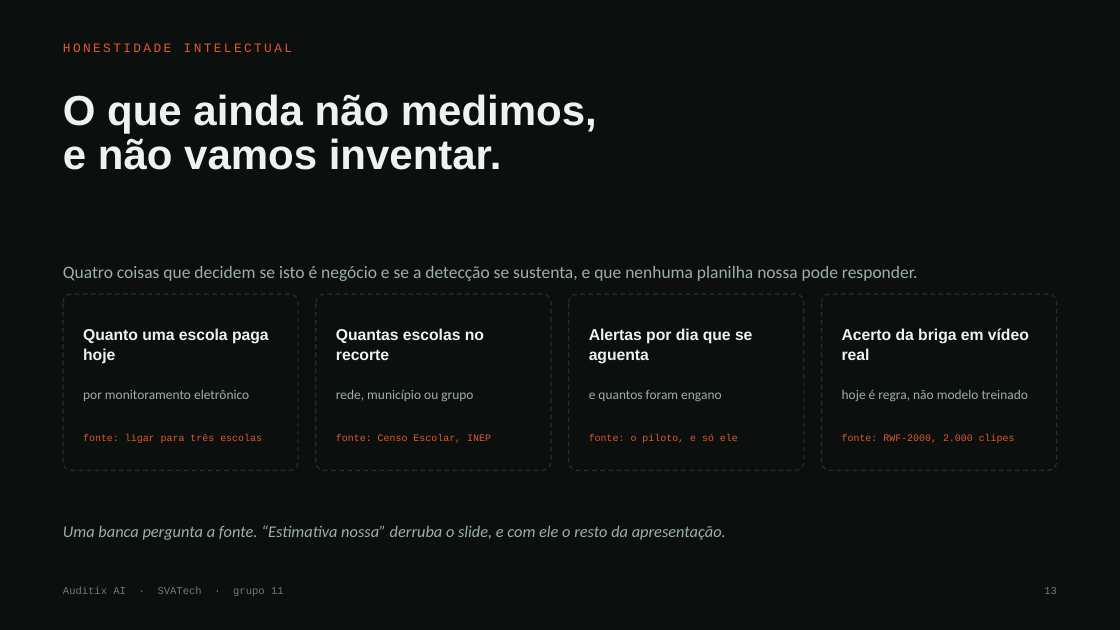
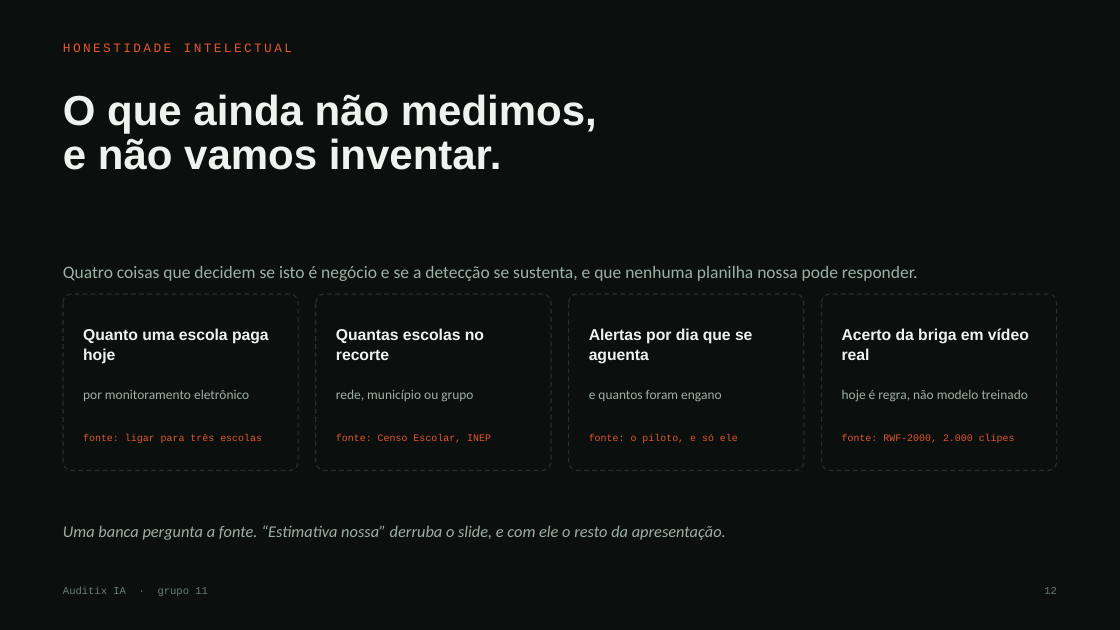
Before and after one commit to EnzoRenato16/Next, a slide deck: slide 12 of Auditix-slides.pptx (slide 13 before the commit). Drawn at 1120x630 pixels with LibreOffice and Linux fonts; fonts in the diff are those of the drawing. Boxes give left, top, right and bottom in pixels: in the first picture for what was removed or moved away, otherwise in the second. Text is boxed around its words. In the diff, an @@ line names an element or a change of style, - is before the commit and + after.

```diff
--- a/Auditix-slides.pptx
+++ b/Auditix-slides.pptx
@@ text at <box>63,587,208,596</box>: text changed @@
-Auditix AI · SVATech · grupo 11
+Auditix IA · grupo 11
```
Also in this commit, not shown: 12 other slides changed, 1 slide removed, 5 other files.
